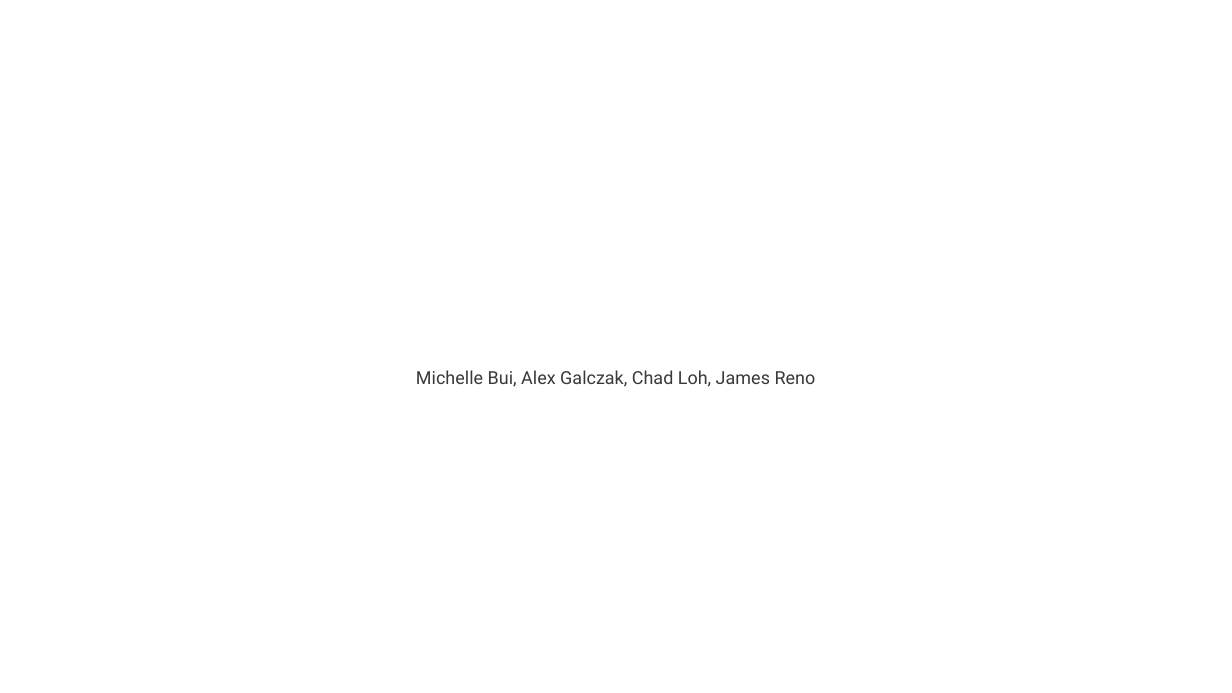
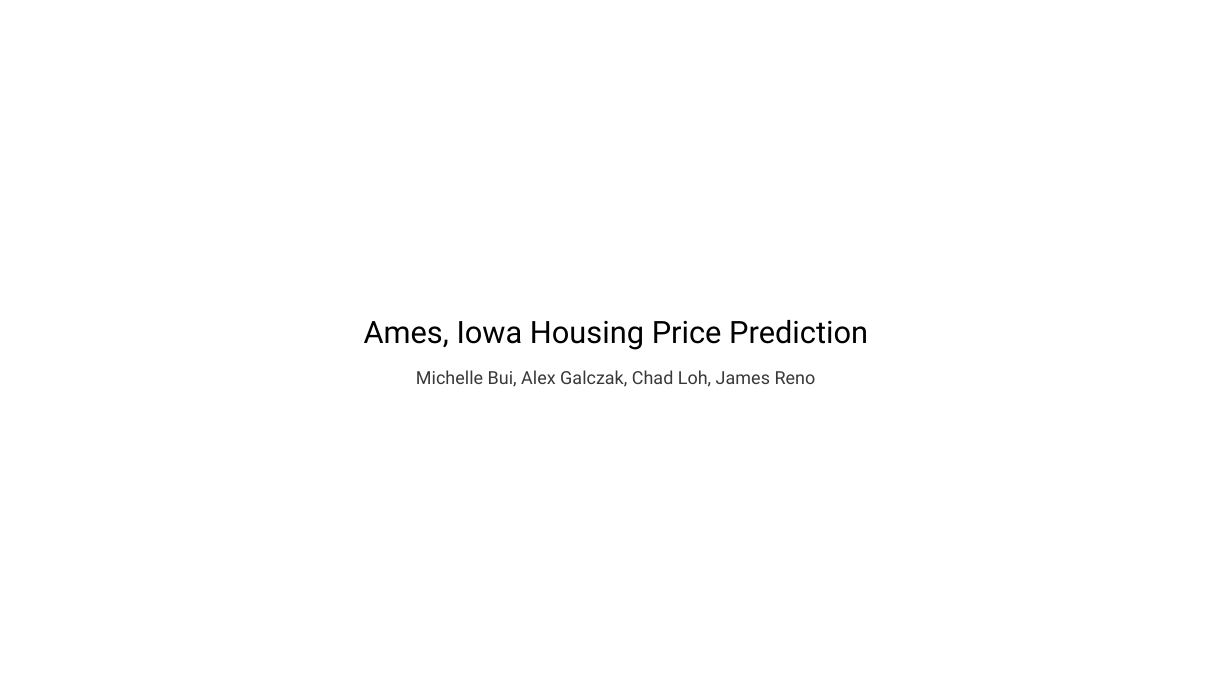
Before and after one commit to AlexGalczak/ML-Ames, a slide deck: slide 1 of ppt/ML-Ames.pptx. Drawn at 1232x693 pixels with LibreOffice and Linux fonts; fonts in the diff are those of the drawing. Boxes give left, top, right and bottom in pixels: in the first picture for what was removed or moved away, otherwise in the second. Text is boxed around its words. In the diff, an @@ line names an element or a change of style, - is before the commit and + after.

```diff
--- a/ppt/ML-Ames.pptx
+++ b/ppt/ML-Ames.pptx
@@ title added at (364, 320, 868, 350), 24 pt, text #000000 @@
+Ames, Iowa Housing Price Prediction
```
Also in this commit, not shown: 4 other files.
